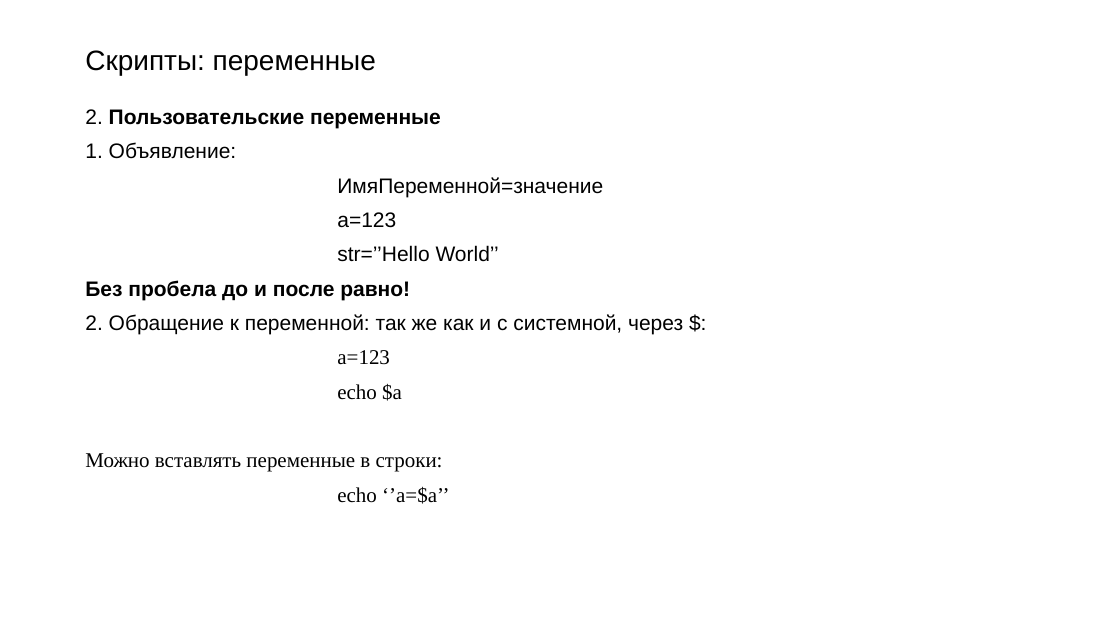
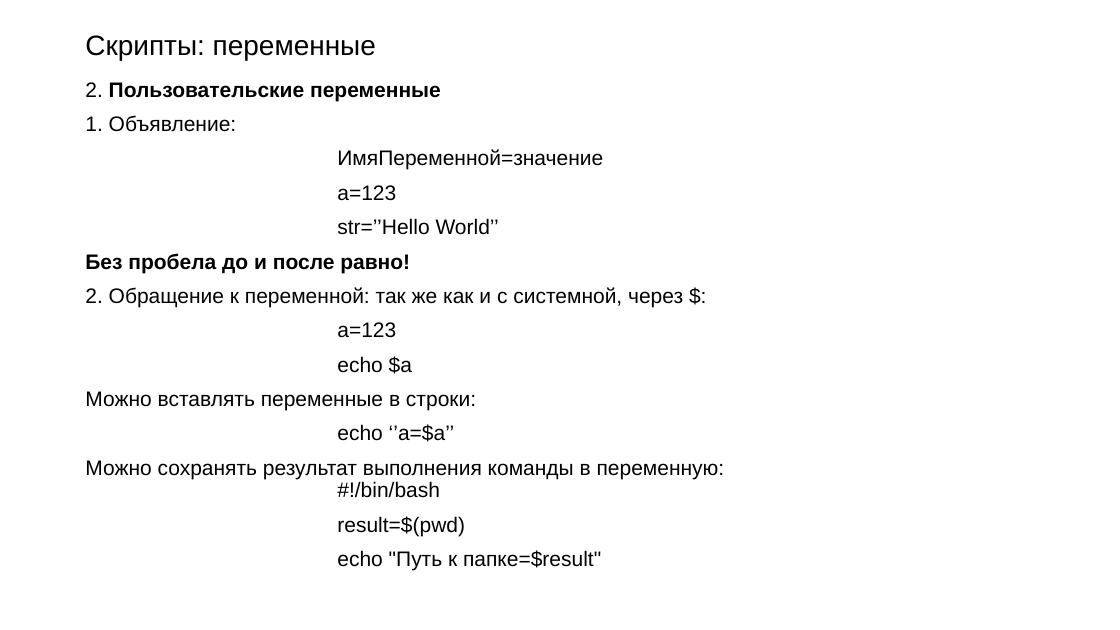
Before and after one commit to Rudeigin/OI, a slide deck: slide 11 of 2 лекция/ОИ bash.pptx. Drawn at 1120x630 pixels with LibreOffice and Linux fonts; fonts in the diff are those of the drawing. Boxes give left, top, right and bottom in pixels: in the first picture for what was removed or moved away, otherwise in the second. Text is boxed around its words. In the diff, an @@ line names an element or a change of style, - is before the commit and + after.

Commit message:
upd bash first lec

```diff
--- a/2 лекция/ОИ bash.pptx
+++ b/2 лекция/ОИ bash.pptx
@@ title "Скрипты: переменные": place and size @@
-title "Скрипты: переменные" at [85,50,376,76]
+title "Скрипты: переменные" at [85,35,376,60]
@@ text "2. Пользовательские переменные": place and size @@
-text "2. Пользовательские переменные" at [85,109,683,504]
+text "2. Пользовательские переменные" at [85,82,725,570]
@@ text at [85,322,476,442]: font Times New Roman to Arial in "a=123", "echo $a", "Можно вставлять переменные в строки:", "echo ‘’a=$a’’" @@
@@ text at [85,460,725,570]: paragraphs added @@
+Можно сохранять результат выполнения команды в переменную:
+#!/bin/bash
+result=$(pwd)
+echo "Путь к папке=$result"
```
Also in this commit, not shown: 1 other slide changed, 5 slides added, 4 slides removed, 1 other file.
